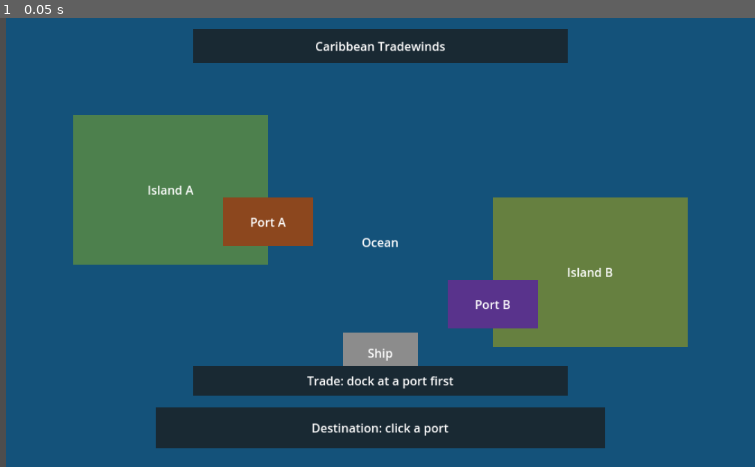
Above: before the commit, frame 1.
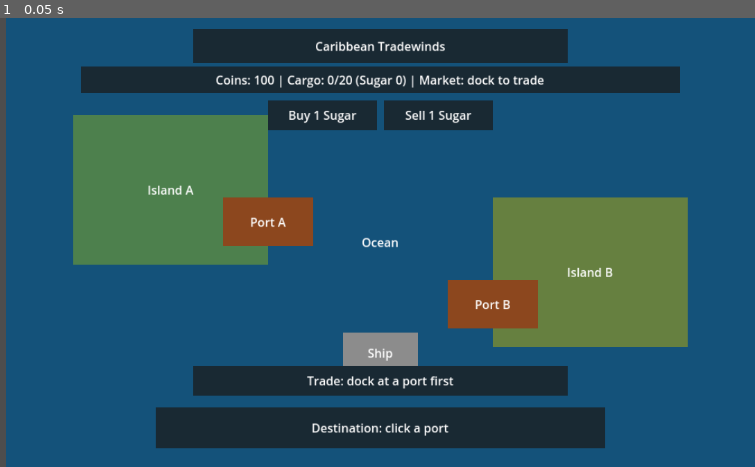
Above: after the commit, the same moment.

Repository: ernesto-tapia/tradewinds
Game: Godot game, scene res://main.tscn
The game is run twice, just before and just after one commit, with the same random seed, the same clock (stepped at 60 frames per second) and the same inputs.
Inputs:
- Up to frame 1 (0.05 s): no input

The runs differ from the first frame. In frame 1, 8.0% of the frame differs, in the area x 10-91%, y 10-70%.

Commit message:
KAN-11: implement and validate story

Diff:
--- a/game/data_models.gd
+++ b/game/data_models.gd
@@ -1,106 +1,162 @@
-extends Node2D
+extends RefCounted
 
-var port_a = Control.new()
-port_a.name = "Port A"
-port_a.position = Vector2(290, 240)
-port_a.size = Vector2(120, 65)
-port_a.color = Color(0.55, 0.28, 0.12)
-port_a.mouse_filter = Control.MOUSE_FILTER_STOP
-port_a.add_to_group("ports")
-port_a.set_meta("destination_id", "Port A")
-port_a.gui_input.connect(_on_port_input.bind(port_a))
+# Fixed local fixtures and mutable state shared by the running scene.
+class Port:
+    extends RefCounted
+    var id: String
+    var position: Vector2
+    func _init(port_id: String, at: Vector2) -> void:
+        id = port_id
+        position = at
 
-var port_b = Control.new()
-port_b.name = "Port B"
-port_b.position = Vector2(590, 350)
-port_b.size = Vector2(120, 65)
-port_b.color = Color(0.35, 0.2, 0.55)
-port_b.mouse_filter = Control.MOUSE_FILTER_STOP
-port_b.add_to_group("ports")
-port_b.set_meta("destination_id", "Port B")
-port_b.gui_input.connect(_on_port_input.bind(port_b))
+class Good:
+    extends RefCounted
+    var id: String
+    var name: String
+    func _init(good_id: String, display_name: String) -> void:
+        id = good_id
+        name = display_name
 
-var ship = Control.new()
-ship.name = "Ship"
-ship.position = Vector2(450, 420)
-ship.size = Vector2(100, 55)
-ship.color = Color(0.55, 0.55, 0.55)
-ship.mouse_filter = Control.MOUSE_FILTER_STOP
-ship.add_to_group("player_ship")
-ship.set_meta("selected", false)
-ship.gui_input.connect(_on_ship_input.bind(ship))
+class Cargo:
+    extends RefCounted
+    var quantities: Dictionary = {}
+    func quantity(good_id: String) -> int:
+        return int(quantities.get(good_id, 0))
+    func total() -> int:
+        var count: int = 0
+        for amount in quantities.values():
+            count += int(amount)
+        return count
 
-func _on_port_input(event: InputEvent, port: Control) -> void:
-    if event is InputEventMouseButton and event.button_index == MOUSE_BUTTON_LEFT and event.pressed:
-        sail_to(port)
+class Ship:
+    extends RefCounted
+    var id: String = "player_ship"
+    var capacity: int = 20
+    var speed: float = 200.0
+    var position: Vector2 = Vector2(450, 420)
+    var cargo: Cargo = Cargo.new()
 
-func sail_to(port: Control) -> void:
-    if port == null or not port.is_in_group("ports"):
-        return
-    if current_destination != null:
-        return
-    current_destination = port
-    docked_port = null
-    set_meta("destination_id", str(port.get_meta("destination_id")))
-    voyage_distance = ship.position.distance_to(port.position)
-    voyage_time = voyage_distance / maxf(ship_speed, 0.001)
-    voyage_progress = 0.0
-    remaining_time = voyage_time
-    trade_feedback.text = "Trade unavailable: at sea"
-    _sync_state()
-    if is_zero_approx(voyage_distance):
-        _dock()
-    else:
-        _update_voyage_feedback()
+class PlayerWallet:
+    extends RefCounted
+    var coins: int = 100
 
-func _on_ship_input(event: InputEvent, selected_ship: Control) -> void:
-    if event is InputEventMouseButton and event.button_index == MOUSE_BUTTON_LEFT and event.pressed:
-        selected_ship.set_meta("selected", true)
-        selected_ship.color = Color(0.2, 0.6, 0.3)
-        var label = selected_ship.get_child(0) as Label
-        label.text = "Selected Ship"
+class Market:
+    extends RefCounted
+    var port_id: String
+    var inventory: Dictionary
+    var prices: Dictionary
+    func _init(location: String, stock: Dictionary, unit_prices: Dictionary) -> void:
+        port_id = location
+        inventory = stock.duplicate(true)
+        prices = unit_prices.duplicate(true)
 
-func _process(delta: float) -> void:
-    if current_destination == null:
-        return
-    ship.position = ship.position.move_toward(current_destination.position, maxf(ship_speed, 0.0) * maxf(delta, 0.0))
-    var remaining_distance = ship.position.distance_to(current_destination.position)
-    remaining_time = remaining_distance / maxf(ship_speed, 0.001)
-    voyage_progress = clampf(1.0 - remaining_distance / maxf(voyage_distance, 0.001), 0.0, 1.0)
-    if remaining_distance <= 0.001:
-        _dock()
-    else:
-        _update_voyage_feedback()
+class Contract:
+    extends RefCounted
+    var id: String = "deliver_sugar"
+    var destination_id: String = "Port B"
+    var good_id: String = "sugar"
+    var quantity: int = 3
+    var reward: int = 30
+    var completed: bool = false
 
-func _update_voyage_feedback() -> void:
-    destination_feedback.text = "Destination: %s | %.0f%% | %.1f s remaining" % [str(current_destination.get_meta("destination_id")), voyage_progress * 100.0, remaining_time]
+class Voyage:
+    extends RefCounted
+    var origin_id: String = ""
+    var destination_id: String = ""
+    var distance: float = 0.0
+    var duration: float = 0.0
+    var progress: float = 0.0
+    var remaining_time: float = 0.0
+    var active: bool = false
 
-func _dock() -> void:
-    docked_port = current_destination
-    ship.position = docked_port.position
-    var port_id = str(docked_port.get_meta("destination_id"))
-    current_destination = null
-    voyage_progress = 1.0
-    remaining_time = 0.0
-    destination_feedback.text = "Docked at: %s | 100%% | click a port to sail" % port_id
-    trade_feedback.text = "Trade available at %s: click to check" % port_id
-    _sync_state()
+var ports: Dictionary = {}
+var goods: Dictionary = {}
+var markets: Dictionary = {}
+var contracts: Dictionary = {}
+var ship: Ship
+var cargo: Cargo
+var wallet: PlayerWallet
+var voyage: Voyage
+var docked_port_id: String = ""
+
+func _init() -> void:
+    ports = {
+        "Port A": Port.new("Port A", Vector2(290, 240)),
+        "Port B": Port.new("Port B", Vector2(590, 350))
+    }
+    goods = {
+        "sugar": Good.new("sugar", "Sugar"),
+        "rum": Good.new("rum", "Rum")
+    }
+    markets = {
+        "Port A": Market.new("Port A", {"sugar": 20, "rum": 10}, {"sugar": 5, "rum": 10}),
+        "Port B": Market.new("Port B", {"sugar": 10, "rum": 20}, {"sugar": 8, "rum": 7})
+    }
+    ship = Ship.new()
+    cargo = ship.cargo
+    wallet = PlayerWallet.new()
+    voyage = Voyage.new()
+    var contract: Contract = Contract.new()
+    contracts[contract.id] = contract
 
 func can_trade() -> bool:
-    return docked_port != null and current_destination == null
+    return not voyage.active and markets.has(docked_port_id)
 
-func request_trade() -> bool:
-    if not can_trade():
-        trade_feedback.text = "Trade unavailable: dock at a port first"
+# Reject invalid transactions before touching any shared state.
+func buy(good_id: String, quantity: int) -> bool:
+    if not can_trade() or not goods.has(good_id) or quantity <= 0:
         return false
-    trade_feedback.text = "Trade permitted at %s" % str(docked_port.get_meta("destination_id"))
+    var market: Market = markets[docked_port_id]
+    var stock: int = int(market.inventory.get(good_id, 0))
+    var price: int = int(market.prices.get(good_id, 0))
+    if price <= 0 or quantity > stock or quantity > ship.capacity - cargo.total():
+        return false
+    if quantity > wallet.coins / price:
+        return false
+    wallet.coins -= quantity * price
+    cargo.quantities[good_id] = cargo.quantity(good_id) + quantity
+    market.inventory[good_id] = stock - quantity
     return true
 
-func _on_trade_input(event: InputEvent) -> void:
-    if event is InputEventMouseButton and event.button_index == MOUSE_BUTTON_LEFT and event.pressed:
-        request_trade()
+func sell(good_id: String, quantity: int) -> bool:
+    if not can_trade() or not goods.has(good_id) or quantity <= 0:
+        return false
+    var market: Market = markets[docked_port_id]
+    var price: int = int(market.prices.get(good_id, 0))
+    if price <= 0 or cargo.quantity(good_id) < quantity:
+        return false
+    cargo.quantities[good_id] = cargo.quantity(good_id) - quantity
+    wallet.coins += quantity * price
+    market.inventory[good_id] = int(market.inventory.get(good_id, 0)) + quantity
+    return true
 
-func _sync_state() -> void:
-    set_meta("at_sea", current_destination != null or docked_port == null)
-    set_meta("can_trade", can_trade())
-    set_meta("docked_port_id", str(docked_port.get_meta("destination_id")) if docked_port != null else "")
+func start_voyage(destination_id: String) -> bool:
+    if voyage.active or not ports.has(destination_id):
+        return false
+    var destination: Port = ports[destination_id]
+    voyage.origin_id = docked_port_id
+    voyage.destination_id = destination_id
+    voyage.distance = ship.position.distance_to(destination.position)
+    voyage.duration = voyage.distance / maxf(ship.speed, 0.001)
+    voyage.progress = 0.0
+    voyage.remaining_time = voyage.duration
+    voyage.active = true
+    docked_port_id = ""
+    if is_zero_approx(voyage.distance):
+        advance_voyage(0.0)
+    return true
+
+func advance_voyage(delta: float) -> void:
+    if not voyage.active:
+        return
+    var destination: Port = ports[voyage.destination_id]
+    ship.position = ship.position.move_toward(destination.position, maxf(ship.speed, 0.0) * maxf(delta, 0.0))
+    var remaining: float = ship.position.distance_to(destination.position)
+    voyage.remaining_time = remaining / maxf(ship.speed, 0.001)
+    voyage.progress = clampf(1.0 - remaining / maxf(voyage.distance, 0.001), 0.0, 1.0)
+    if remaining <= 0.001:
+        ship.position = destination.position
+        docked_port_id = destination.id
+        voyage.active = false
+        voyage.progress = 1.0
+        voyage.remaining_time = 0.0
--- /dev/null
+++ b/game/economy_check.gd
@@ -0,0 +1,59 @@
+extends Node
+
+# Executed by the configured headless scene/smoke checks.
+func _ready() -> void:
+    if DisplayServer.get_name() == "headless":
+        call_deferred("check_economy")
+
+func require_condition(value: bool, message: String) -> bool:
+    if not value:
+        push_error("KAN-11 economy: " + message)
+        get_tree().quit(1)
+    return value
+
+func check_economy() -> void:
+    var game = get_parent()
+    var state = game.game_state
+    var fresh = preload("res://data_models.gd").new()
+    if not require_condition(state.ports.size() == 2 and state.goods.size() == 2 and state.markets.size() == 2 and state.contracts.size() == 1, "all fixed model fixtures must initialize"):
+        return
+    if not require_condition(state.wallet.coins == 100 and state.cargo.total() == 0 and state.ship.cargo == state.cargo and not state.voyage.active, "wallet, cargo, ship and voyage must initialize consistently"):
+        return
+    var contract = state.contracts["deliver_sugar"]
+    if not require_condition(contract.destination_id == "Port B" and contract.good_id == "sugar" and contract.quantity == 3 and contract.reward == 30 and not contract.completed, "contract must reference seeded fixtures"):
+        return
+    if not require_condition(not game.buy("sugar", 1) and not game.sell("sugar", 1) and state.wallet.coins == 100, "runtime transactions must reject trading at sea"):
+        return
+    var port = game.get_node("Port B") as Control
+    game.sail_to(port)
+    game._process(game.voyage_time + 1.0)
+    if not require_condition(game.can_trade() and state.docked_port_id == "Port B" and state.ship.position == port.position and not state.voyage.active, "scene arrival must update shared voyage and ship state"):
+        return
+    var market = state.markets["Port B"]
+    if not require_condition(game.buy("sugar", 3) and state.wallet.coins == 76 and state.cargo.quantity("sugar") == 3 and market.inventory["sugar"] == 7, "buy must update shared wallet, cargo and market stock"):
+        return
+    if not require_condition(game.sell("sugar", 2) and state.wallet.coins == 92 and state.ship.cargo.quantity("sugar") == 1 and market.inventory["sugar"] == 9, "sell must update the same shared objects"):
+        return
+    for quantity in [0, -1, 1000000]:
+        if not require_condition(not game.buy("sugar", quantity) and not game.sell("sugar", quantity), "invalid quantities must be rejected"):
+            return
+    if not require_condition(not game.buy("unknown", 1) and not game.sell("unknown", 1) and not game.sell("sugar", 2), "unknown goods and insufficient cargo must be rejected"):
+        return
+    if not require_condition(state.wallet.coins == 92 and state.cargo.quantity("sugar") == 1 and market.inventory["sugar"] == 9, "rejected transactions must leave all balances unchanged"):
+        return
+    if not require_condition("Coins: 92" in game.economy_feedback.text and "Sugar 1" in game.economy_feedback.text, "runtime feedback must reflect economic changes"):
+        return
+    if not require_condition(fresh.wallet.coins == 100 and fresh.cargo.total() == 0 and fresh.markets["Port B"].inventory["sugar"] == 10, "new fixture instances must be independent"):
+        return
+    fresh.docked_port_id = "Port A"
+    fresh.wallet.coins = 1000
+    fresh.ship.capacity = 1
+    if not require_condition(not fresh.buy("sugar", 2) and fresh.wallet.coins == 1000 and fresh.cargo.total() == 0, "capacity rejection must be atomic"):
+        return
+    fresh.ship.capacity = 100
+    if not require_condition(not fresh.buy("sugar", 21) and fresh.markets["Port A"].inventory["sugar"] == 20, "insufficient stock must be rejected"):
+        return
+    fresh.wallet.coins = 4
+    if not require_condition(not fresh.buy("sugar", 1) and fresh.wallet.coins == 4 and fresh.cargo.total() == 0, "insufficient funds must be rejected"):
+        return
+    print("KAN-11 economy passed: seeded models, scene shared-state buy/sell, voyage docking, UI balances, independent fixtures and atomic transaction rejection verified")
--- a/game/main.gd
+++ b/game/main.gd
@@ -1,7 +1,10 @@
 extends Node2D
 
+const DataModels = preload("res://data_models.gd")
+var game_state = DataModels.new()
 var destination_feedback: Label
 var trade_feedback: Label
+var economy_feedback: Label
 var ship: ColorRect
 var ship_speed: float = 200.0
 var current_destination: Control
@@ -12,7 +15,7 @@
 var remaining_time: float = 0.0
 
 func _ready() -> void:
-    print("Caribbean Tradewinds: map ready")
+    print("Caribbean Tradewinds: fixed local state ready")
     var camera = Camera2D.new()
     camera.name = "MapCamera"
     camera.position = Vector2(500, 300)
@@ -30,20 +33,29 @@
     _box("Ocean", Vector2.ZERO, Vector2(1000, 600), Color(0.08, 0.32, 0.48))
     _box("Island A", Vector2(90, 130), Vector2(260, 200), Color(0.3, 0.5, 0.3))
     _box("Island B", Vector2(650, 240), Vector2(260, 200), Color(0.4, 0.5, 0.25))
-    var port_a = _box("Port A", Vector2(290, 240), Vector2(120, 65), Color(0.55, 0.28, 0.12))
-    var port_b = _box("Port B", Vector2(590, 350), Vector2(120, 65), Color(0.35, 0.2, 0.55))
-    for port in [port_a, port_b]:
+    for port_id in ["Port A", "Port B"]:
+        var fixture = game_state.ports[port_id]
+        var port = _box(fixture.id, fixture.position, Vector2(120, 65), Color(0.55, 0.28, 0.12))
         port.mouse_filter = Control.MOUSE_FILTER_STOP
         port.add_to_group("ports")
-        port.set_meta("destination_id", port.name)
+        port.set_meta("destination_id", fixture.id)
         port.gui_input.connect(_on_port_input.bind(port))
 
-    ship = _box("Ship", Vector2(450, 420), Vector2(100, 55), Color(0.55, 0.55, 0.55))
+    ship_speed = game_state.ship.speed
+    ship = _box("Ship", game_state.ship.position, Vector2(100, 55), Color(0.55, 0.55, 0.55))
     ship.mouse_filter = Control.MOUSE_FILTER_STOP
     ship.add_to_group("player_ship")
     ship.set_meta("selected", false)
     ship.gui_input.connect(_on_ship_input.bind(ship))
     _box("Caribbean Tradewinds", Vector2(250, 15), Vector2(500, 45), Color(0.1, 0.16, 0.2))
+    var economy_box = _box("Local economy", Vector2(100, 65), Vector2(800, 35), Color(0.1, 0.16, 0.2))
+    economy_feedback = economy_box.get_child(0) as Label
+    var buy_box = _box("Buy 1 Sugar", Vector2(350, 110), Vector2(145, 40), Color(0.1, 0.16, 0.2))
+    var sell_box = _box("Sell 1 Sugar", Vector2(505, 110), Vector2(145, 40), Color(0.1, 0.16, 0.2))
+    buy_box.mouse_filter = Control.MOUSE_FILTER_STOP
+    sell_box.mouse_filter = Control.MOUSE_FILTER_STOP
+    buy_box.gui_input.connect(_on_transaction_input.bind(true))
+    sell_box.gui_input.connect(_on_transaction_input.bind(false))
     var feedback_box = _box("Destination: click a port", Vector2(200, 520), Vector2(600, 55), Color(0.1, 0.16, 0.2))
     destination_feedback = feedback_box.get_child(0) as Label
     destination_feedback.add_to_group("destination_feedback")
@@ -76,24 +88,21 @@
         sail_to(port)
 
 func sail_to(port: Control) -> void:
-    if port == null or not port.is_in_group("ports"):
+    if port == null or not port.is_in_group("ports") or current_destination != null:
         return
-    # Keep the active voyage stable until arrival; another voyage can start immediately after docking.
-    if current_destination != null:
+    game_state.ship.speed = ship_speed
+    if not game_state.start_voyage(str(port.get_meta("destination_id"))):
         return
     current_destination = port
     docked_port = null
     set_meta("destination_id", str(port.get_meta("destination_id")))
-    voyage_distance = ship.position.distance_to(port.position)
-    voyage_time = voyage_distance / maxf(ship_speed, 0.001)
-    voyage_progress = 0.0
-    remaining_time = voyage_time
+    _sync_voyage()
     trade_feedback.text = "Trade unavailable: at sea"
-    _sync_state()
-    if is_zero_approx(voyage_distance):
+    if not game_state.voyage.active:
         _dock()
     else:
         _update_voyage_feedback()
+        _sync_state()
 
 func _on_ship_input(event: InputEvent, selected_ship: ColorRect) -> void:
     if event is InputEventMouseButton and event.button_index == MOUSE_BUTTON_LEFT and event.pressed:
@@ -105,44 +114,72 @@
 func _process(delta: float) -> void:
     if current_destination == null:
         return
-    ship.position = ship.position.move_toward(current_destination.position, maxf(ship_speed, 0.0) * maxf(delta, 0.0))
-    var remaining_distance = ship.position.distance_to(current_destination.position)
-    remaining_time = remaining_distance / maxf(ship_speed, 0.001)
-    voyage_progress = clampf(1.0 - remaining_distance / maxf(voyage_distance, 0.001), 0.0, 1.0)
-    if remaining_distance <= 0.001:
+    game_state.ship.speed = ship_speed
+    game_state.advance_voyage(delta)
+    _sync_voyage()
+    if not game_state.voyage.active:
         _dock()
     else:
         _update_voyage_feedback()
 
+func _sync_voyage() -> void:
+    ship.position = game_state.ship.position
+    voyage_distance = game_state.voyage.distance
+    voyage_time = game_state.voyage.duration
+    voyage_progress = game_state.voyage.progress
+    remaining_time = game_state.voyage.remaining_time
+
 func _update_voyage_feedback() -> void:
-    destination_feedback.text = "Destination: %s | %.0f%% | %.1f s remaining" % [str(current_destination.get_meta("destination_id")), voyage_progress * 100.0, remaining_time]
+    destination_feedback.text = "Destination: %s | %.0f%% | %.1f s remaining" % [game_state.voyage.destination_id, voyage_progress * 100.0, remaining_time]
 
 func _dock() -> void:
     docked_port = current_destination
-    ship.position = docked_port.position
-    var port_id = str(docked_port.get_meta("destination_id"))
     current_destination = null
-    voyage_progress = 1.0
-    remaining_time = 0.0
+    _sync_voyage()
+    var port_id: String = game_state.docked_port_id
     destination_feedback.text = "Docked at: %s | 100%% | click a port to sail" % port_id
     trade_feedback.text = "Trade available at %s: click to check" % port_id
     _sync_state()
 
 func can_trade() -> bool:
-    return docked_port != null and current_destination == null
+    return game_state.can_trade()
 
 func request_trade() -> bool:
     if not can_trade():
         trade_feedback.text = "Trade unavailable: dock at a port first"
         return false
-    trade_feedback.text = "Trade permitted at %s" % str(docked_port.get_meta("destination_id"))
+    trade_feedback.text = "Trade permitted at %s" % game_state.docked_port_id
     return true
+
+func buy(good_id: String, quantity: int) -> bool:
+    var success: bool = game_state.buy(good_id, quantity)
+    trade_feedback.text = "Bought %d %s" % [quantity, good_id] if success else "Buy unavailable: check dock, coins, stock and capacity"
+    _sync_state()
+    return success
+
+func sell(good_id: String, quantity: int) -> bool:
+    var success: bool = game_state.sell(good_id, quantity)
+    trade_feedback.text = "Sold %d %s" % [quantity, good_id] if success else "Sell unavailable: check dock and cargo"
+    _sync_state()
+    return success
+
+func _on_transaction_input(event: InputEvent, buying: bool) -> void:
+    if event is InputEventMouseButton and event.button_index == MOUSE_BUTTON_LEFT and event.pressed:
+        if buying:
+            buy("sugar", 1)
+        else:
+            sell("sugar", 1)
 
 func _on_trade_input(event: InputEvent) -> void:
     if event is InputEventMouseButton and event.button_index == MOUSE_BUTTON_LEFT and event.pressed:
         request_trade()
 
 func _sync_state() -> void:
-    set_meta("at_sea", current_destination != null or docked_port == null)
+    set_meta("at_sea", not game_state.can_trade())
     set_meta("can_trade", can_trade())
-    set_meta("docked_port_id", str(docked_port.get_meta("destination_id")) if docked_port != null else "")
+    set_meta("docked_port_id", game_state.docked_port_id)
+    var market_text: String = "Market: dock to trade"
+    if can_trade():
+        var market = game_state.markets[game_state.docked_port_id]
+        market_text = "%s Sugar: %d coins, %d stock" % [market.port_id, market.prices["sugar"], market.inventory["sugar"]]
+    economy_feedback.text = "Coins: %d | Cargo: %d/%d (Sugar %d) | %s" % [game_state.wallet.coins, game_state.cargo.total(), game_state.ship.capacity, game_state.cargo.quantity("sugar"), market_text]
--- a/game/main.tscn
+++ b/game/main.tscn
@@ -1,7 +1,10 @@
-[gd_scene load_steps=3 format=3]
+[gd_scene load_steps=4 format=3]
 [ext_resource type="Script" path="res://main.gd" id="1"]
 [ext_resource type="Script" path="res://voyage_check.gd" id="2"]
+[ext_resource type="Script" path="res://economy_check.gd" id="3"]
 [node name="Main" type="Node2D"]
 script=ExtResource("1")
 [node name="VoyageInteractionCheck" type="Node" parent="."]
 script=ExtResource("2")
+[node name="EconomyStateCheck" type="Node" parent="."]
+script=ExtResource("3")
Not shown, added: game/economy_check.gd.uid
Not shown, added: docs/game/KAN-11.md
